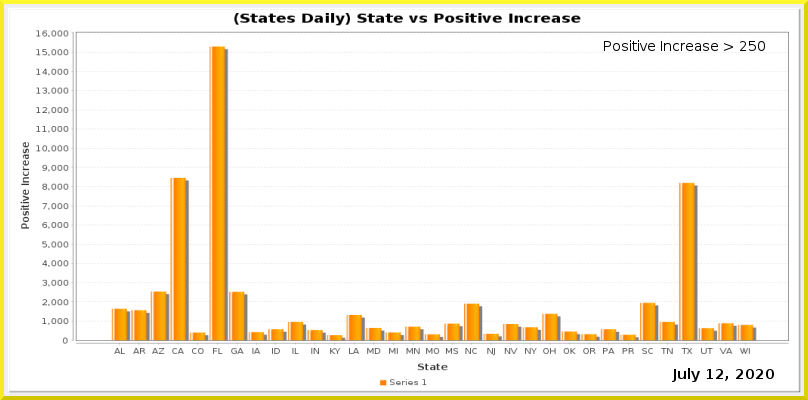
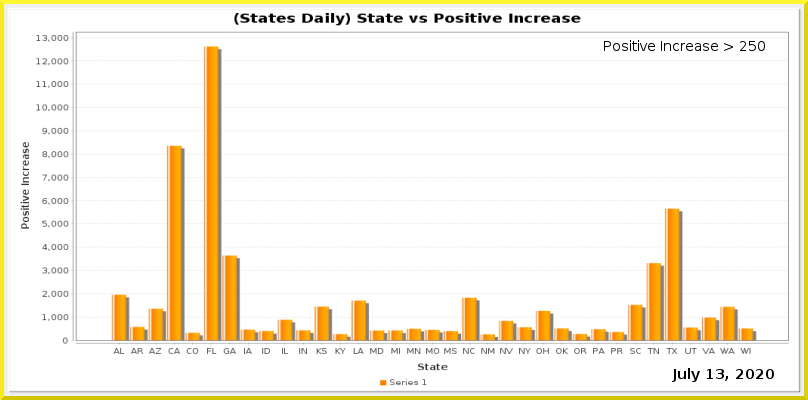
Before/after of a 808x400 layered artwork. What changed in the layer stack:
painted on "Current Date" over [716, 369, 724, 379]
painted on "Date_vs_TestIncrease.png" over [36, 30, 789, 356]
